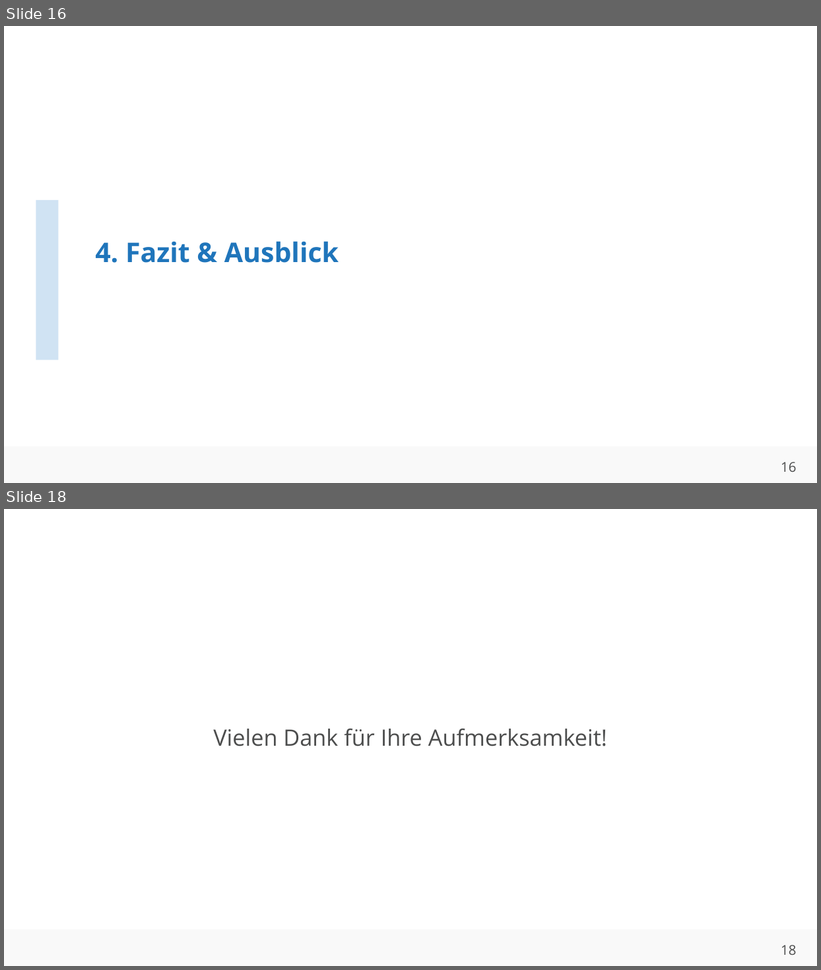
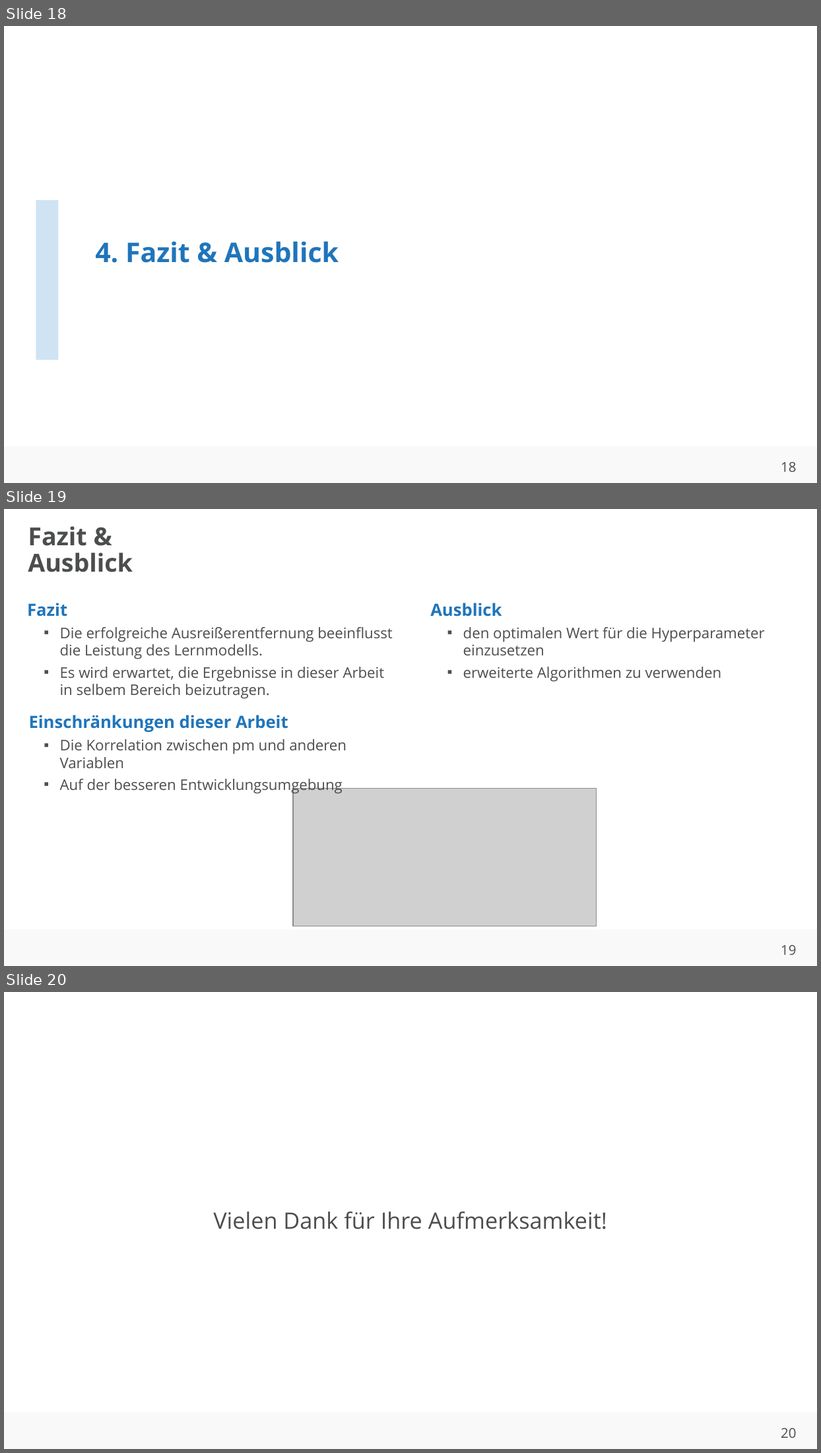
Before and after one commit to ahndavin/Abschlussarbeit_Bachelor, a slide deck: Kolloquium/Kolloquium.pptx. Shown one above the other, each under a label of ours: slides 16 and 18 before the commit, slides 18, 19 and 20 after it; the slides between them are not shown. The pictures are 821x970 and 821x1453 pixels, drawn with LibreOffice and Linux fonts; fonts in the diff are those of the drawing; grey boxes stand for pictures; background and template pictures are left out. Boxes give left, top, right and bottom in pixels: in the first picture for what was removed or moved away, otherwise in the second. Text is boxed around its words. In the diff, an @@ line names an element or a change of style, - is before the commit and + after.

```diff
--- a/Kolloquium/Kolloquium.pptx
+++ b/Kolloquium/Kolloquium.pptx
@@ slide 19 added at (x1=4, y1=509, x2=817, y2=966), background #FFFFFF; not listed: 2 template elements that a slide beside it also shows @@
@@ title added at (x1=28, y1=526, x2=133, y2=572), 22 pt, text #4C4D4D, bold @@
+Fazit & Ausblick
@@ text added at (x1=27, y1=603, x2=393, y2=793), 13 pt, text #4C4D4D @@
+Fazit
+  ▪ Die erfolgreiche Ausreißerentfernung beeinflusst die Leistung des Lernmodells.
+  ▪ Es wird erwartet, die Ergebnisse in dieser Arbeit in selbem Bereich beizutragen.
+Einschränkungen dieser Arbeit
+  ▪ Die Korrelation zwischen pm und anderen Variablen
+  ▪ Auf der besseren Entwicklungsumgebung
@@ text added at (x1=430, y1=603, x2=765, y2=681), 13 pt, text #4C4D4D @@
+Ausblick
+  ▪ den optimalen Wert für die Hyperparameter einzusetzen
+  ▪ erweiterte Algorithmen zu verwenden
@@ picture added at (x1=294, y1=789, x2=597, y2=927) @@
@@ what was slide 16 is now slide 18 @@
@@ page number at (x1=781, y1=462, x2=796, y2=472): text changed @@
-16
+18
@@ what was slide 18 is now slide 20 @@
@@ page number at (x1=781, y1=1428, x2=796, y2=1438): text changed @@
-18
+20
```
Also in this commit, not shown: 7 slides changed, 3 other slides added, 2 slides removed, 1 other file.
